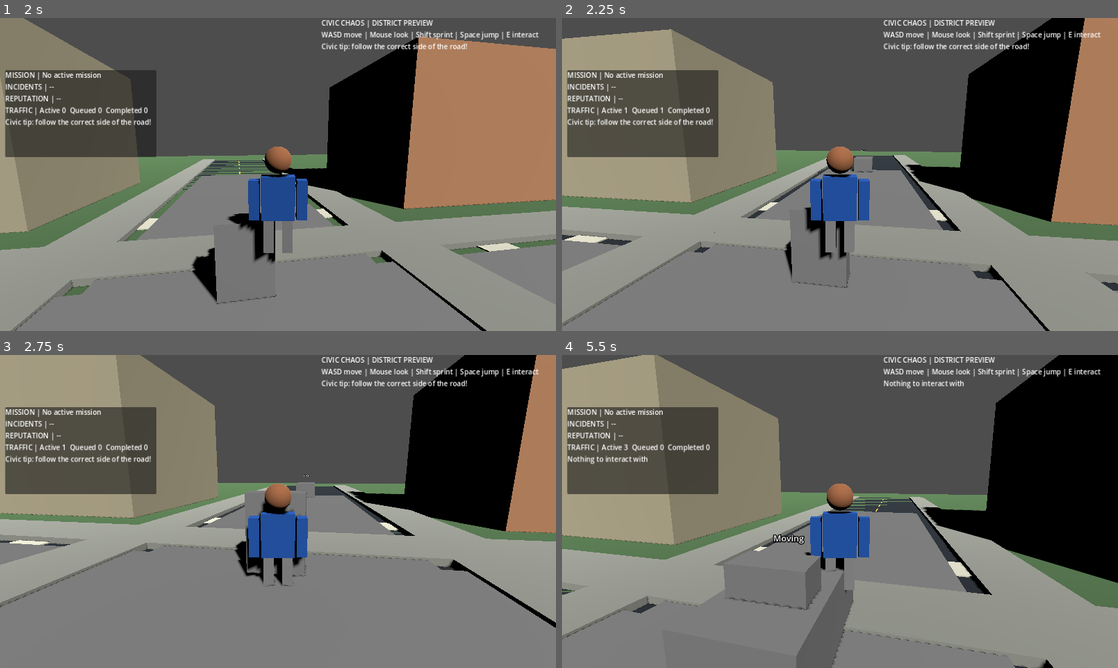
Above: before the commit, frames 1-4 (two rows, left to right).
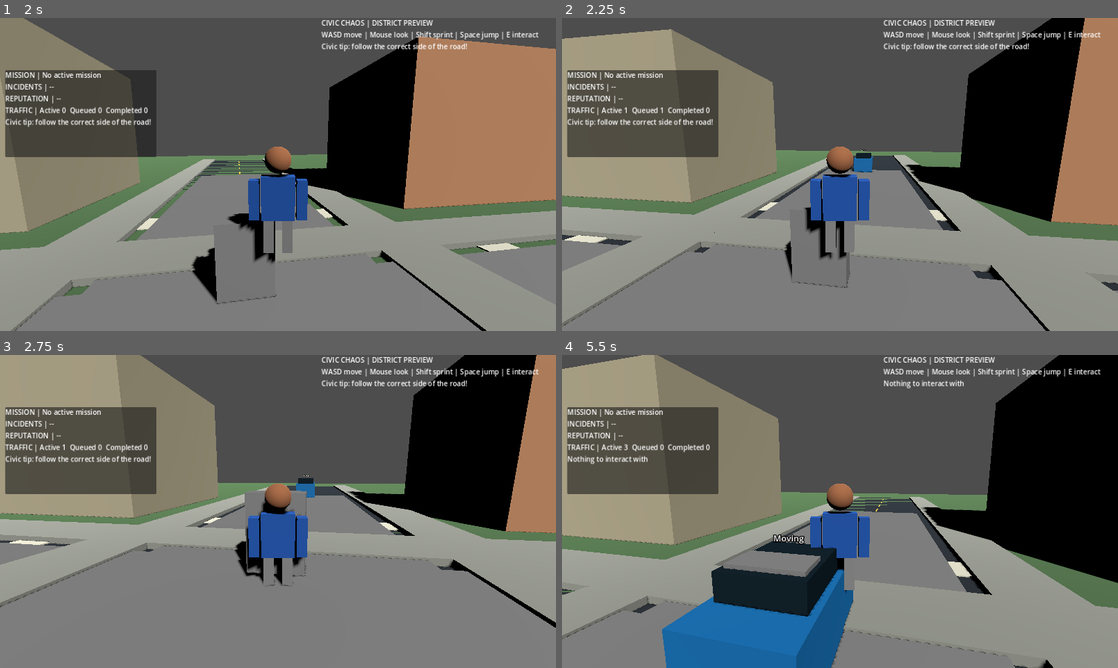
Above: after the commit, the same moments.

Repository: gauravprajapat-23/civic-chaos
Game: Godot game, scene res://scenes/core/menu.tscn
The game is run twice, just before and just after one commit, with the same random seed, the same clock (stepped at 60 frames per second) and the same inputs.
Inputs (mouse positions are in pixels of both pictures, inside the frame that each line leads up to):
- Up to frame 1 (2 s): click "Start Game" at 0.5 s; tap Enter at 1.25 s; move the mouse to (305, 174) at 1.27 s; hold W (move_forward) from 1.28 s (still down); hold E (interact) from 1.28 s (still down); tap Space (jump) at 1.52 s
- Up to frame 2 (2.25 s): keep holding W (move_forward); move the mouse to (812, 174) at 2.02 s; release E (interact) at 2.03 s; tap Shift (sprint) at 2.1 s
- Up to frame 3 (2.75 s): keep holding W (move_forward); tap Space (jump) at 2.27 s
- Up to frame 4 (5.5 s): keep holding W (move_forward); move the mouse to (851, 505) at 2.77 s; hold E (interact) 2.78-3.53 s; move the mouse to (834, 517) at 3.52 s; tap Shift (sprint) at 3.6, 5.1 s; tap Space (jump) at 3.77, 4.52, 5.27 s; move the mouse to (878, 514) at 4.27 s; hold E (interact) 4.28-5.03 s; move the mouse to (795, 508) at 5.02 s

Frame 1 is identical in both runs. In frame 2, 0.2% of the frame differs, in the area x 52-56%, y 43-50%; in frame 3, 0.2%; in frame 4, 9.4%, in the area x 18-53%, y 59-100%.

Commit message:
feat(traffic): give simulated cars painted bodies and visible cabins

Diff:
--- a/scenes/traffic/vehicle_agent.tscn
+++ b/scenes/traffic/vehicle_agent.tscn
@@ -8,12 +8,29 @@
 [sub_resource type="BoxShape3D" id="BoxShape3D_vehicle"]
 size = Vector3(1.6, 1.2, 3.0)
 
+[sub_resource type="StandardMaterial3D" id="CarPaint"]
+albedo_color = Color(0.12, 0.49, 0.78, 1)
+roughness = 0.45
+
+[sub_resource type="StandardMaterial3D" id="WindowGlass"]
+albedo_color = Color(0.10, 0.16, 0.20, 1)
+roughness = 0.2
+
+[sub_resource type="BoxMesh" id="CabinMesh"]
+size = Vector3(1.35, 0.55, 1.5)
+
 [node name="VehicleAgent" type="Node3D"]
 script = ExtResource("1_agent")
 
 [node name="Visual" type="MeshInstance3D" parent="."]
 position = Vector3(0, 0.7, 0)
 mesh = SubResource("BoxMesh_vehicle")
+material_override = SubResource("CarPaint")
+
+[node name="Cabin" type="MeshInstance3D" parent="."]
+position = Vector3(0, 1.46, -0.15)
+mesh = SubResource("CabinMesh")
+material_override = SubResource("WindowGlass")
 
 [node name="CollisionBody" type="StaticBody3D" parent="."]
 collision_layer = 4
Not shown: 1 places in scenes/traffic/vehicle_agent.tscn that only renumber resources
